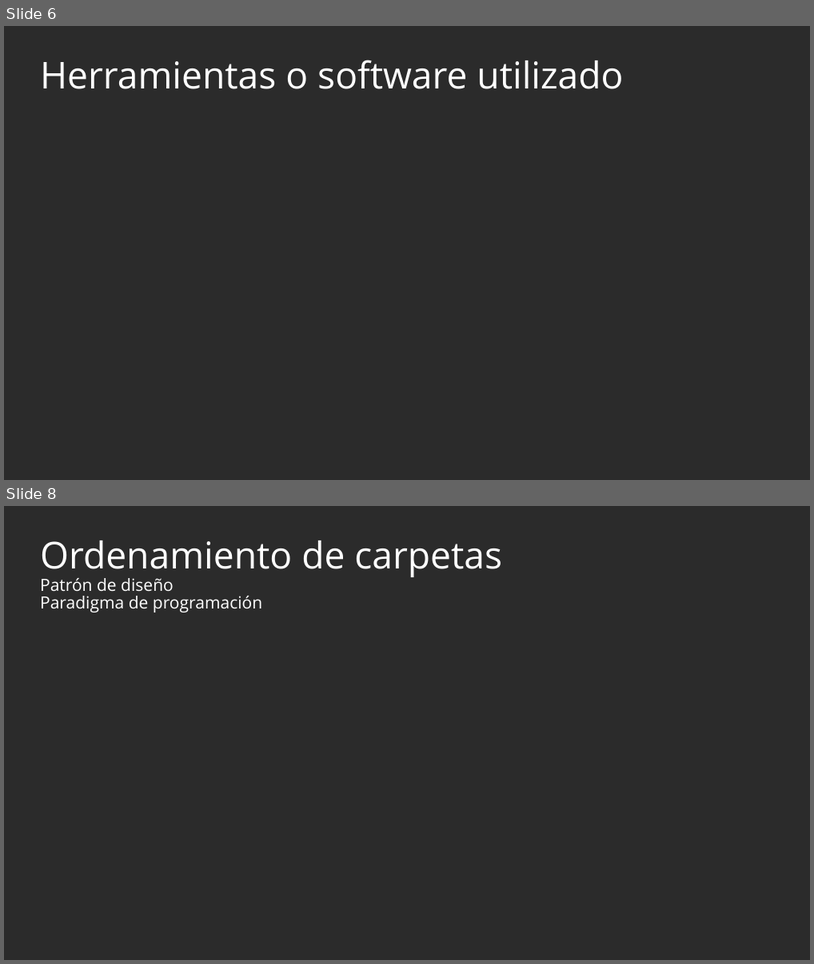
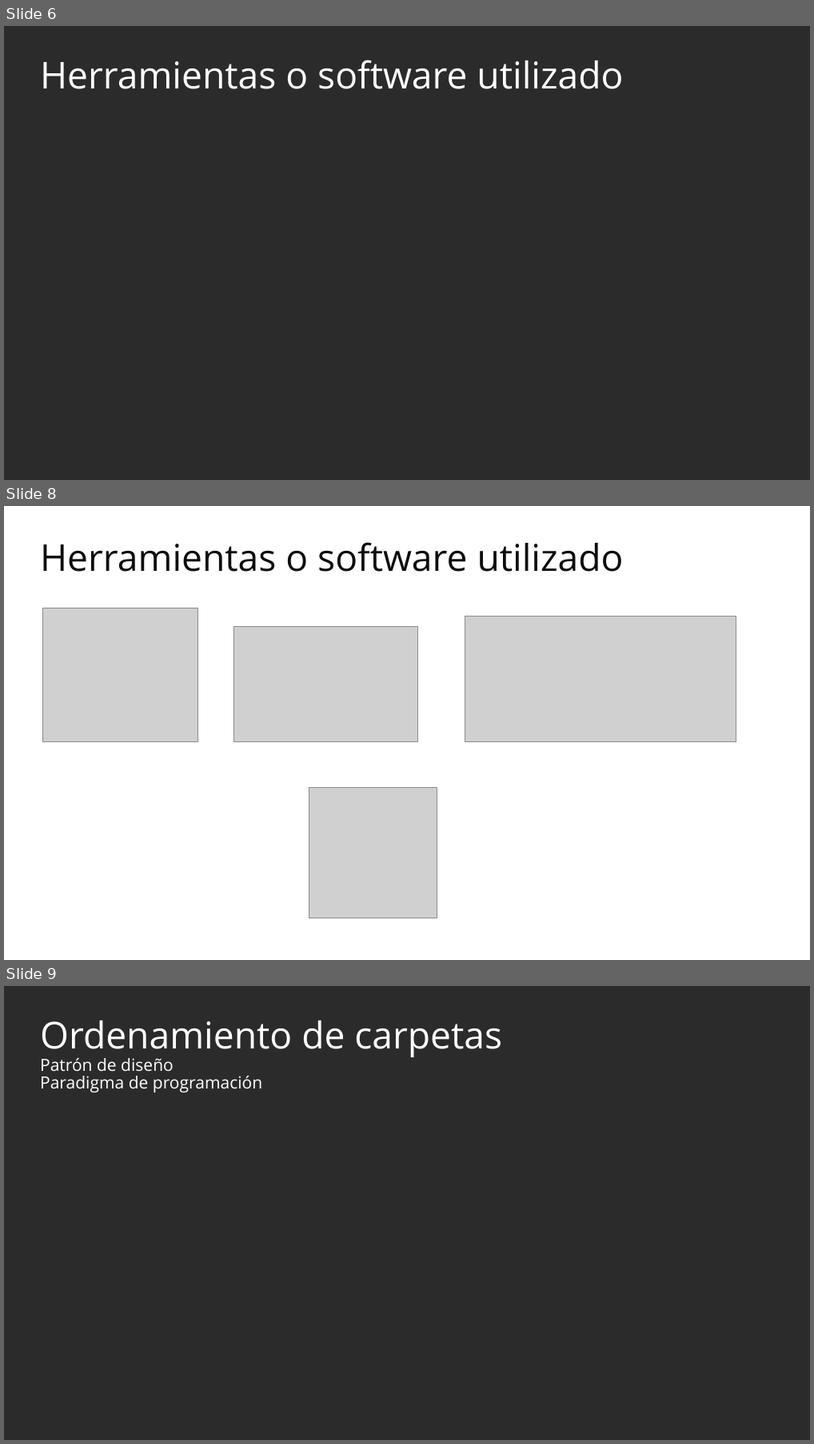
Before and after one commit to duvanfmendez/tienda_virtual, a slide deck: manuales/Manual de presentacion de proyecto.pptx. Shown one above the other, each under a label of ours: slides 6 and 8 before the commit, slides 6, 8 and 9 after it; the slides between them are not shown. The pictures are 814x964 and 814x1444 pixels, drawn with LibreOffice and Linux fonts; fonts in the diff are those of the drawing; grey boxes stand for pictures; background and template pictures are left out; a plain dark background stands for a picture behind light text. Boxes give left, top, right and bottom in pixels: in the first picture for what was removed or moved away, otherwise in the second. Text is boxed around its words. In the diff, an @@ line names an element or a change of style, - is before the commit and + after.

```diff
--- a/manuales/Manual de presentacion de proyecto.pptx
+++ b/manuales/Manual de presentacion de proyecto.pptx
@@ slide 8 added at (4, 506, 810, 960), background picture (left out) @@
@@ text added at (40, 542, 624, 572), 44 pt, text #0D0D0D @@
+Herramientas o software utilizado
@@ picture added at (42, 608, 198, 741) @@
@@ picture added at (466, 616, 736, 741) @@
@@ picture added at (234, 626, 418, 741) @@
@@ picture added at (310, 787, 437, 916) @@
@@ what was slide 8 is now slide 9 @@
```
Also in this commit, not shown: 2 slides changed.
